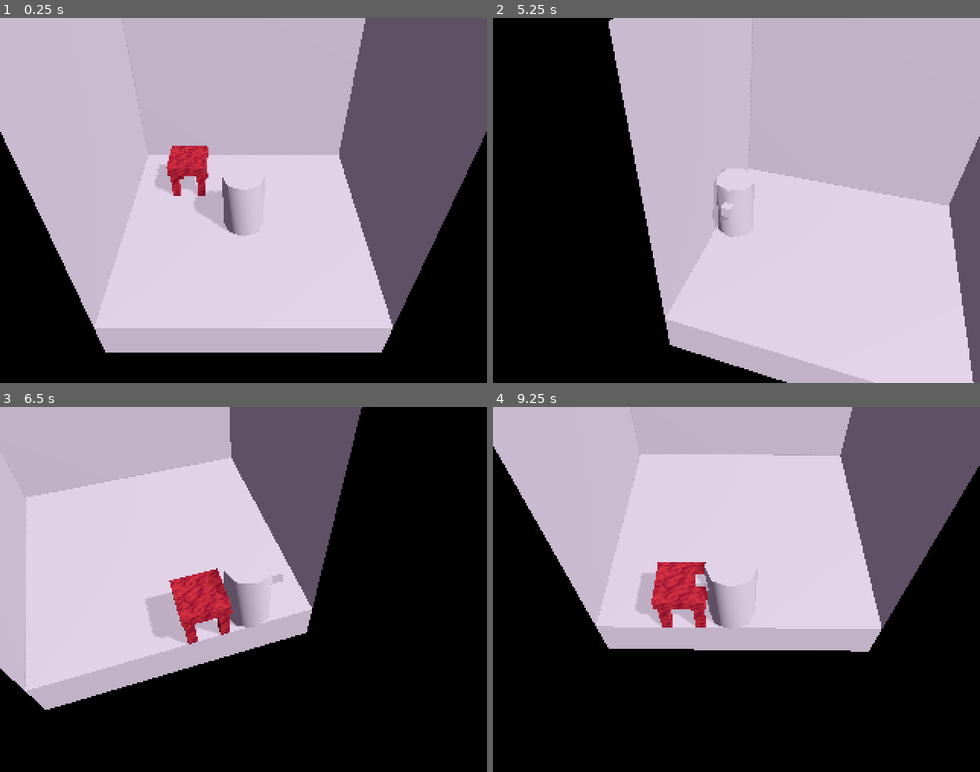
Above: before the commit, frames 1-4 (two rows, left to right).
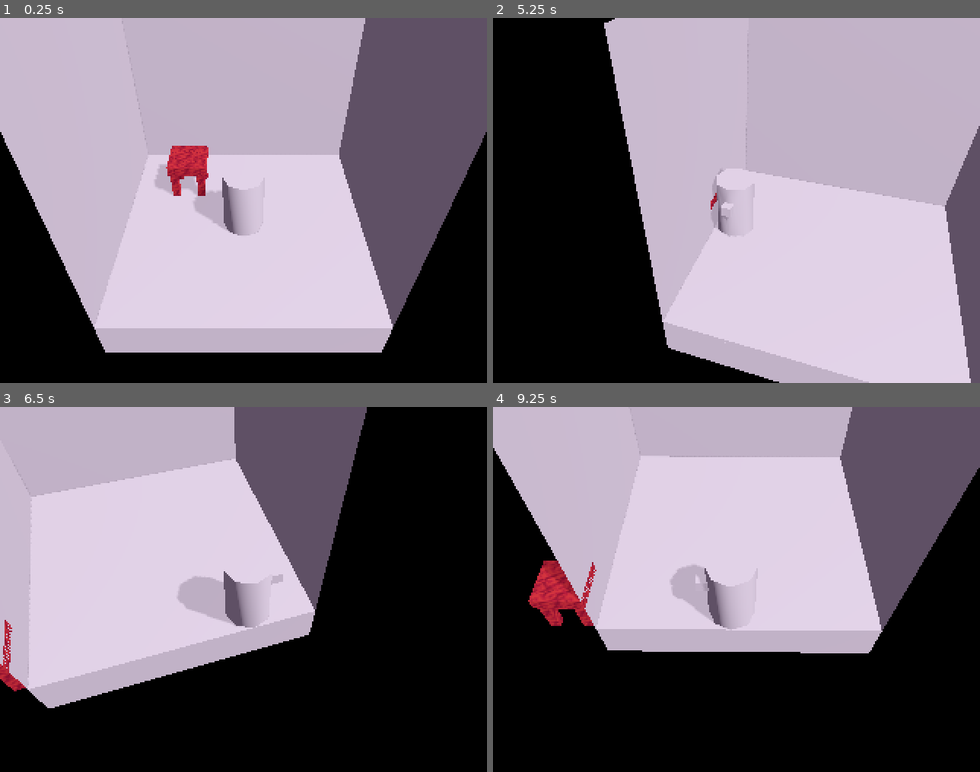
Above: after the commit, the same moments.

Repository: TaelsDaFoox/cave-gamering
Game: Godot game, scene res://world.tscn
Same seed, same stepped clock (60 frames per second), same inputs: the game is played once before the commit and once after it.
Inputs:
- Up to frame 1 (0.25 s): no input
- Up to frame 2 (5.25 s): tap Enter at 0.5, 2, 5 s; hold D (right) 0.53-1.28 s; hold Z (A) 0.53-1.28 s; tap Space at 1.25, 2.75 s; hold S (backward) 1.28-2.03 s; tap Z (A) at 1.35, 3.05, 4.35 s; hold D (right) 2.03-2.78 s; hold Z (A) 2.03-2.78 s; tap Alt at 2.1, 5.1 s; hold W (forward) 2.78-3.53 s; tap Shift at 2.85 s; hold Z (A) 3.53-4.28 s; hold A (left) 3.53-5.03 s; hold S (backward) from 5.03 s (still down); hold Z (A) from 5.03 s (still down)
- Up to frame 3 (6.5 s): release S (backward) at 5.78 s; release Z (A) at 5.78 s; hold D (right) from 5.78 s (still down); tap Shift at 5.85 s; tap Z (A) at 6.05 s
- Up to frame 4 (9.25 s): release D (right) at 6.53 s; hold W (forward) 6.53-7.28 s; hold Z (A) 6.53-7.28 s; hold D (right) 7.28-8.03 s; tap Z (A) at 7.35, 9.05 s; tap Space at 8 s; hold S (backward) 8.03-8.78 s; hold Z (A) 8.03-8.78 s; tap Alt at 8.1 s; hold A (left) from 8.78 s (still down); tap Shift at 8.85 s

The runs differ from the first frame. In frame 1, less than 0.1% of the frame differs, in the area x 46-47%, y 45-46%; in frame 2, 2.0%; in frame 3, 4.3%; in frame 4, 4.6%, in the area x 0-100%, y 6-68%.

Commit message:
grid snap, releasing items
dragging items now snaps you to a grid and you can actually let of of items now

Diff:
--- a/objects/player.gd
+++ b/objects/player.gd
@@ -3,6 +3,7 @@
 @export var move_speed :=6
 @onready var model = $model
 @onready var interact = $model/Interact
+var grabbedthing = null
 func _physics_process(delta: float) -> void:
 	var input_dir = Input.get_vector("left","right","forward","backward")
 	if input_dir:
@@ -10,7 +11,20 @@
 	#input_dir = input_dir.rotated(-camera.rotation.y)
 	velocity.x=input_dir.x*move_speed
 	velocity.z=input_dir.y*move_speed
+	if grabbedthing and not input_dir:
+		position=position.lerp(Vector3(round(position.x+0.5)-0.5,position.y,round(position.z+0.)-0.5),delta*10)
 	move_and_slide()
+
+	if grabbedthing and not Input.is_action_pressed("A"):
+		position.x = round(position.x+0.5)-0.5
+		position.z = round(position.z+0.5)-0.5
+		var posBuffer = grabbedthing.global_position
+		var placedobj = grabbedthing.duplicate()
+		placedobj.global_position = posBuffer
+		placedobj.get_node("CollisionShape3D").disabled=false
+		get_parent().add_child(placedobj)
+		grabbedthing.queue_free()
+		grabbedthing=null
 
 	var grabstuff = interact.get_overlapping_bodies()
 	if grabstuff:
@@ -22,6 +36,7 @@
 				grabbedobj.position=grabstuff[0].global_position-global_position
 				grabbedobj.get_node("CollisionShape3D").disabled=true
 				add_child(grabbedobj)
+				grabbedthing = grabbedobj
 				model.rotation.y=round((model.rotation.y/(PI/2)))*(PI/2)
 				#model.rotation.y=Vector2(position.x,position.z).angle_to(Vector2(grabbedobj.position.x,grabbedobj.position.z))
 				grabstuff[0].queue_free()
--- a/world.tscn
+++ b/world.tscn
@@ -50,7 +50,7 @@
 player = NodePath("../Player")
 
 [node name="Player" parent="." instance=ExtResource("1_f3sb7")]
-transform = Transform3D(1, 0, 0, 0, 1, 0, 0, 0, 1, 0, 1.2155097, 0)
+transform = Transform3D(1, 0, 0, 0, 1, 0, 0, 0, 1, 0, 1.2498822, 0)
 
 [node name="StaticBody3D" type="StaticBody3D" parent="."]
 
